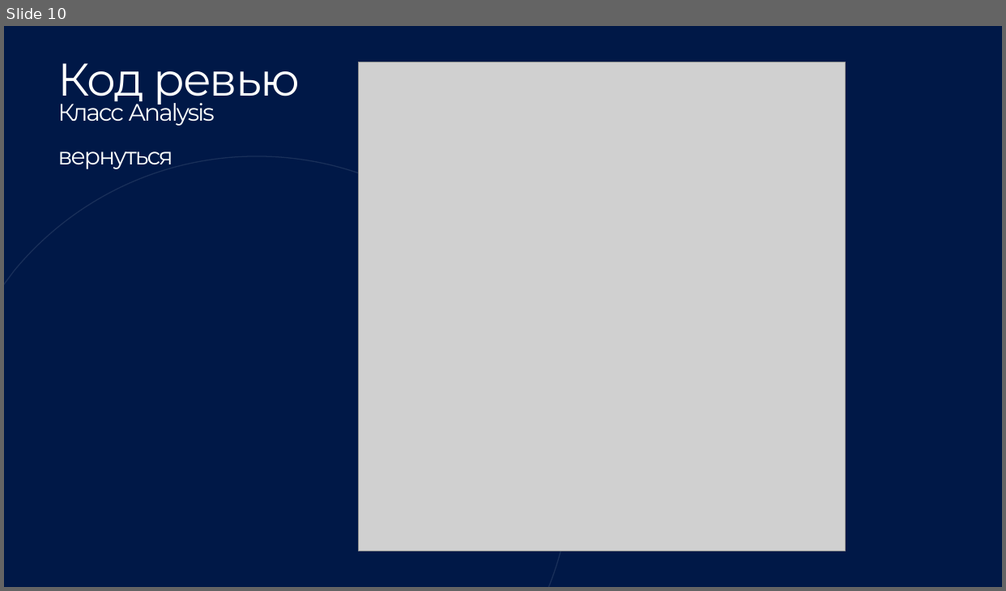
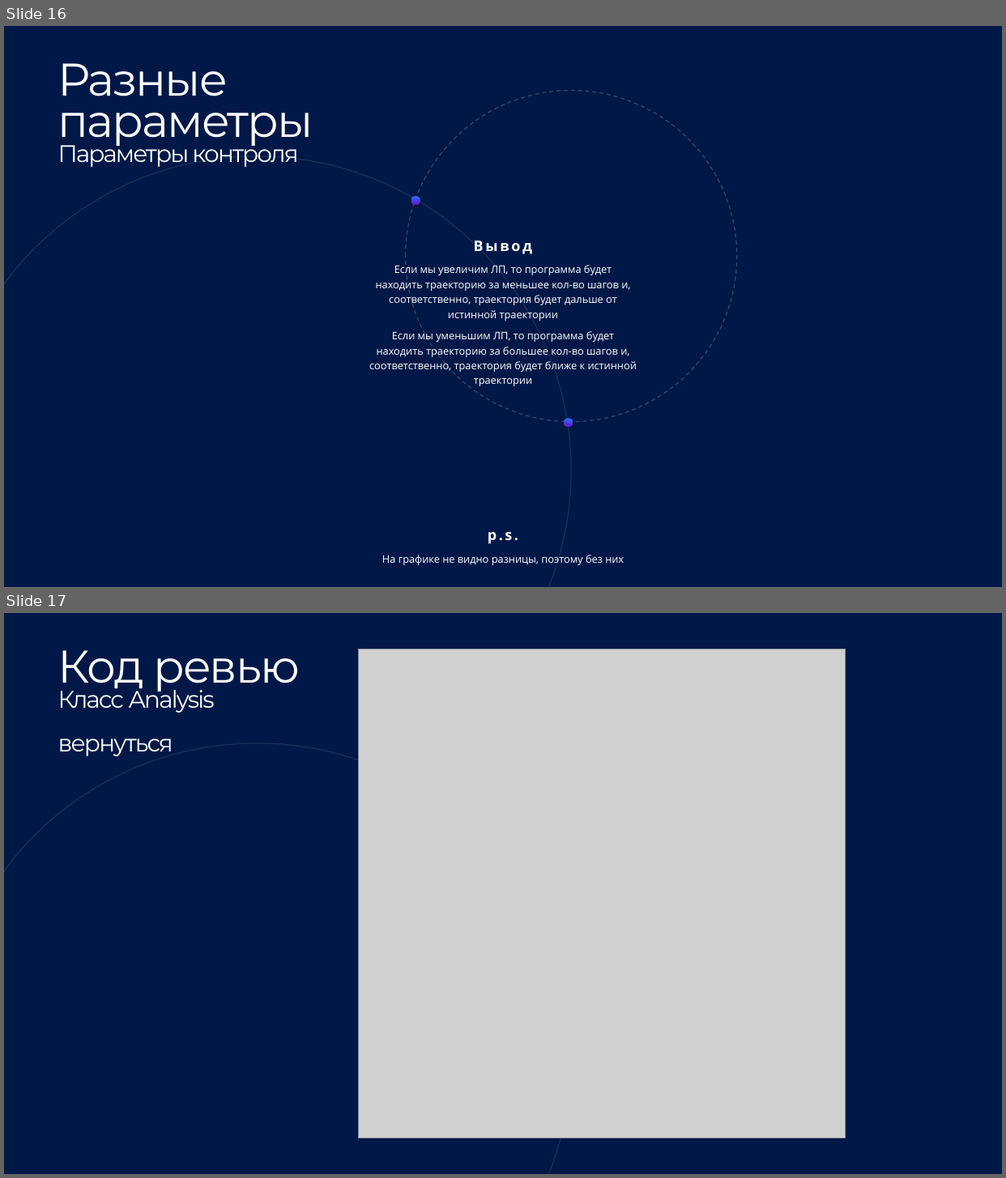
Before and after one commit to qr3x/study_project, a slide deck: _Numerical_Methods/program 9/program 9.pptx. Shown one above the other, each under a label of ours: slide 10 before the commit, slides 16 and 17 after it. The pictures are 1006x591 and 1006x1178 pixels, drawn with LibreOffice and Linux fonts; fonts in the diff are those of the drawing; grey boxes stand for pictures; background and template pictures are left out. Boxes give left, top, right and bottom in pixels: in the first picture for what was removed or moved away, otherwise in the second. Text is boxed around its words. In the diff, an @@ line names an element or a change of style, - is before the commit and + after.

```diff
--- a/_Numerical_Methods/program 9/program 9.pptx
+++ b/_Numerical_Methods/program 9/program 9.pptx
@@ slide 16 added at box(4, 26, 1002, 587), background #001847; not listed: 1 template element that a slide beside it also shows @@
@@ rectangle added at box(121, 37, 239, 101), fill #001847 @@
@@ text added at box(58, 63, 313, 167), 23 pt, text #FEFFFE @@
+Разные параметры
+Параметры контроля
@@ ellipse added at box(405, 90, 737, 422), outline #FEFFFE 1 pt dashed @@
@@ ellipse added at box(411, 196, 420, 205), fill gradient #2574FB to #6A11CA @@
@@ text added at box(369, 241, 637, 386), 10 pt, text #FEFFFE @@
+Вывод
+Если мы увеличим ЛП, то программа будет находить траекторию за меньшее кол-во шагов и, соответственно, траектория будет дальше от истинной траектории
+Если мы уменьшим ЛП, то программа будет находить траекторию за большее кол-во шагов и, соответственно, траектория будет ближе к истинной траектории
@@ ellipse added at box(564, 418, 573, 427), fill gradient #2574FB to #6A11CA @@
@@ text added at box(382, 532, 624, 565), 10 pt, text #FEFFFE @@
+p.s.
+На графике не видно разницы, поэтому без них
@@ what was slide 10 is now slide 17 @@
```
Also in this commit, not shown: 6 other slides added, 7 other files.
